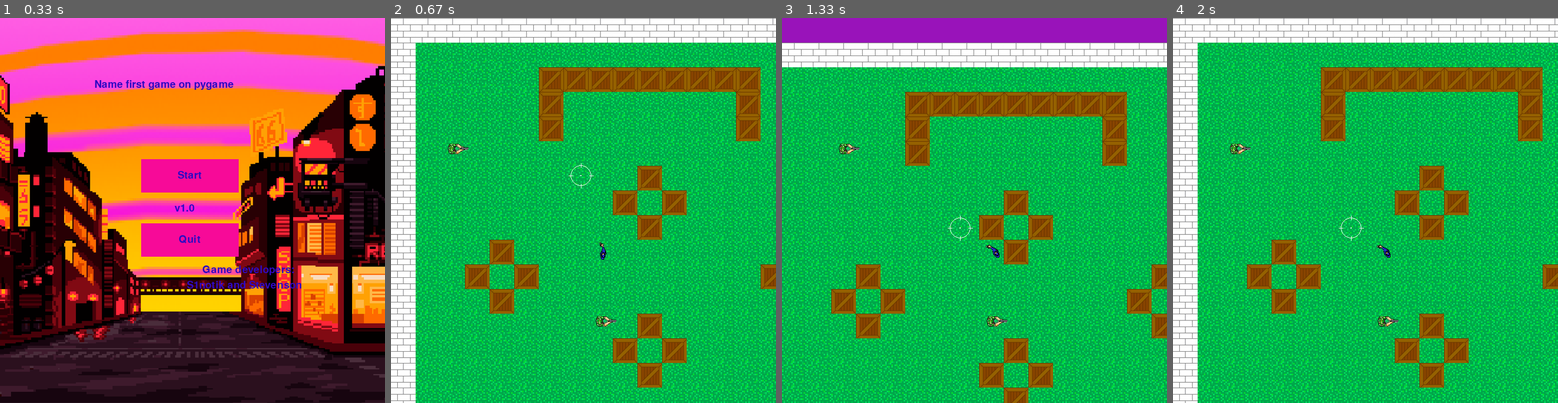
Above: before the commit, frames 1-4 (left to right).
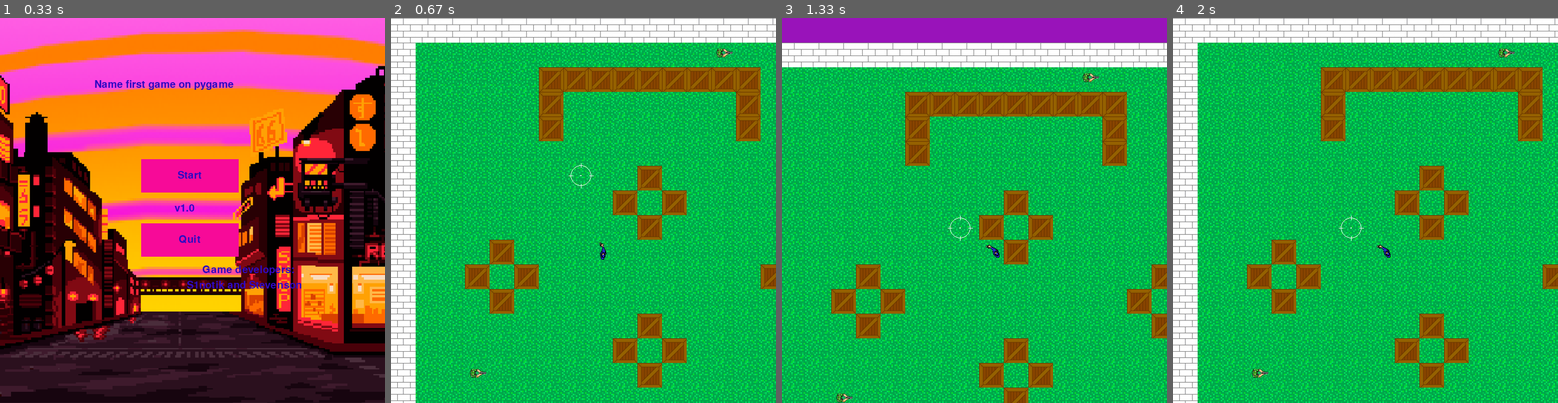
Above: after the commit, the same moments.

Repository: Stevenson707/Game_on_Pygame
Game: pygame game, started from game.py
Two runs of this game, one before a commit and one after it. Both use one fixed random seed, a clock stepped at 60 frames per second and the inputs below.
Inputs (mouse positions are in pixels of both pictures, inside the frame that each line leads up to):
- Up to frame 1 (0.33 s): no input
- Up to frame 2 (0.67 s): click (579, 175) at 0.38 s
- Up to frame 3 (1.33 s): hold D 0.67-1.13 s; hold Up 0.67-1.13 s; move the mouse to (959, 229) at 0.7 s; tap W at 1.17 s
- Up to frame 4 (2 s): tap S at 1.5 s; tap A at 1.83 s

Frame 1 is identical in both runs. In frame 2, 0.6% of the frame differs, in the area x 14-90%, y 6-96%; in frame 3, 0.6%; in frame 4, 0.6%.

Commit message:
shooting update and add image "bot_on_grass"

Diff:
--- a/data/levels/the_map1.txt
+++ b/data/levels/the_map1.txt
@@ -1,21 +1,21 @@
 #####################
-#...................#
+#............Q......#
 #.....+++++++++.....#
 #.....+.......+.....#
 #.....+.......+.....#
-#.B.................#
+#...................#
 #.........+.........#
 #........+.+........#
 #.........+.........#
 #...+...@.......+...#
 #..+.+.........+.+..#
 #...+...........+...#
-#.......B.+.........#
+#.........+.........#
 #........+.+........#
-#.........+.........#
+#..Q......+.........#
 #...................#
 #.....+.......+.....#
-#.....+.......+.....#
+#.....+.......+.Q...#
 #.....+++++++++.....#
 #...................#
 #####################
--- a/game.py
+++ b/game.py
@@ -36,7 +36,7 @@
     'wall': load_image('sprites/bs1.jpg'),
     'empty': load_image('sprites/cover'),
     'road': load_image('sprites/box.png'),
-    # 'bot': load_image('sprites/HT.png')
+    'bot_on_grass': load_image('sprites/bot_on_grass.png')
 }
 player_image = load_image('sprites/Jacob_pewpew.png').convert_alpha()
 bot_image = load_image('sprites/HT.png')
@@ -213,6 +213,8 @@
                 Tile('empty', x, y)
                 Bot(x, y)
                 level[y][x] = "."
+            elif level[y][x] == 'Q':
+                Tile('bot_on_grass', x, y)
     return new_player, x, y,
 
 
@@ -333,15 +335,19 @@
     global current_scene
     current_scene = scene
 
-# Доработать! Нужно сделать так, чтобы боты не удалялись все сразу
-def shoot(mouse_x, mouse_y, hero_x, hero_y):
+
+lst = [0, 0]
+
+
+# Доработать!!! Экран не совпадает с полем
+def shoot(mouse_x, mouse_y, hero_x, hero_y, lst):
     pygame.draw.line(screen, (255, 0, 0), (408, 456), (mouse_x, mouse_y), 5)
-    print(bot_group)
-    for i in bot_group:
-        if 384 < mouse_x < 432 and 576 < mouse_y < 624:
-            i.kill()
-        elif 96 < mouse_x < 144 and 240 < mouse_y < 288:
-            i.kill()
+
+    field_mouse_x = mouse_x // 48 + lst[0]
+    field_mouse_y = mouse_y // 48 - lst[1]
+
+    print('field', field_mouse_x, field_mouse_y)
+    print('mouse', mouse_x, mouse_y)
 
 
 def scene1():
@@ -434,7 +440,7 @@
 
 
 def level_scene1():
-    global cursorPX, cursorPY, level_map, hero, max_x, max_y, camera, flPause2, music_on_lvl2, player_image
+    global cursorPX, cursorPY, level_map, hero, max_x, max_y, camera, flPause2, music_on_lvl2, player_image, lst
     level_map = load_level("levels/the_map1.txt")
     hero, max_x, max_y = generate_level(level_map)
     camera.update(hero)
@@ -444,6 +450,7 @@
     running = True
     presses = pygame.key.get_pressed()
     pygame.mouse.set_visible(False)
+    old_pos = ()
 
     # Удаление неподвижного спрайта персонажа
     count = 0
@@ -459,15 +466,32 @@
                 running = False
                 pygame.mixer.music.stop()
                 switch_scene(None)
+
             elif event.type == pygame.KEYDOWN:
                 if event.key == pygame.K_w:
+                    old_pos = hero.pos
                     move(hero, "up")
+                    if old_pos != hero.pos:
+                        lst[1] += 1
+
                 elif event.key == pygame.K_s:
+                    old_pos = hero.pos
                     move(hero, "down")
+                    if old_pos != hero.pos:
+                        lst[1] -= 1
+
                 elif event.key == pygame.K_a:
+                    old_pos = hero.pos
                     move(hero, "left")
+                    if old_pos != hero.pos:
+                        lst[0] -= 1
+
                 elif event.key == pygame.K_d:
+                    old_pos = hero.pos
                     move(hero, "right")
+                    if old_pos != hero.pos:
+                        lst[0] += 1
+
                 elif event.key == pygame.K_DOWN:
                     vol -= 0.1
                     pygame.mixer.music.set_volume(vol)
@@ -484,7 +508,7 @@
             elif event.type == pygame.MOUSEBUTTONDOWN:
                 mouse_x, mouse_y = event.pos
                 hero_x, hero_y = hero.pos
-                shoot(mouse_x, mouse_y, hero_x, hero_y)
+                shoot(mouse_x, mouse_y, hero_x, hero_y, lst)
 
         for x in constants.all_sprites:
             x.move(presses)
Binary file added: data/sprites/bot_on_grass.png
